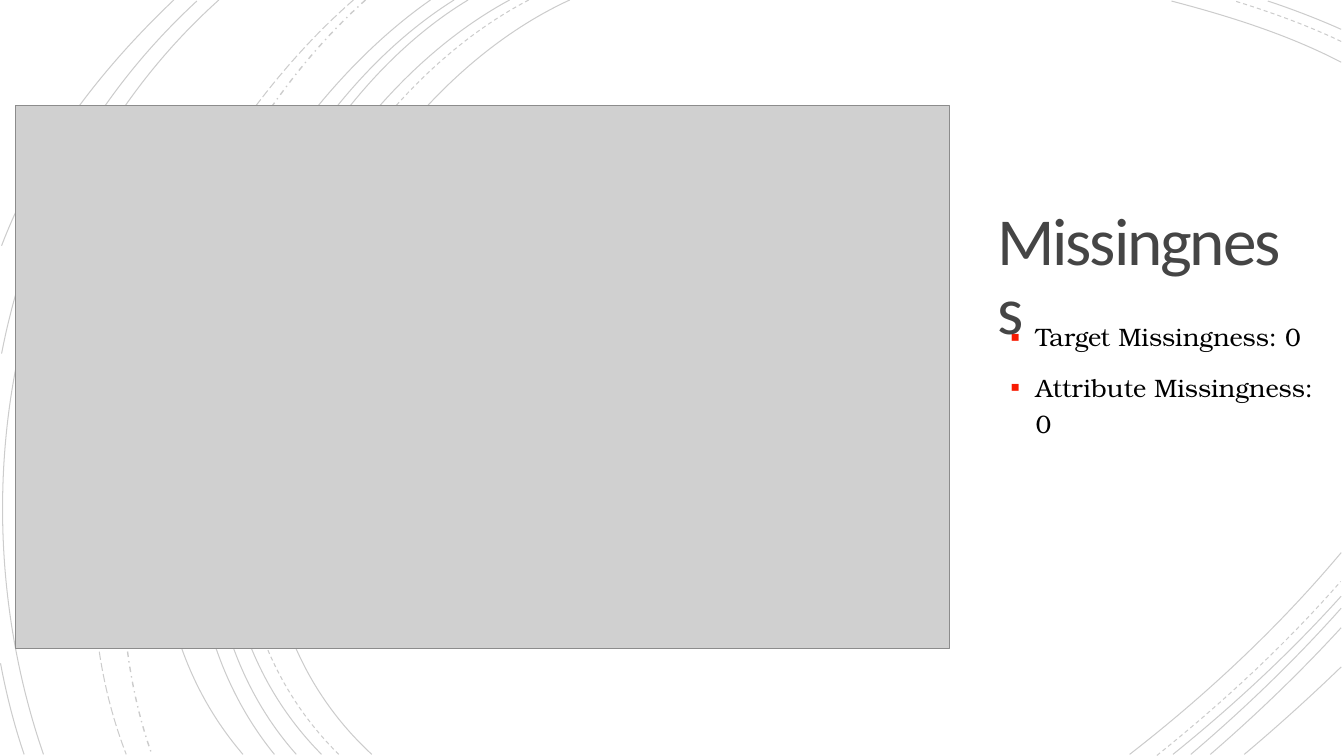
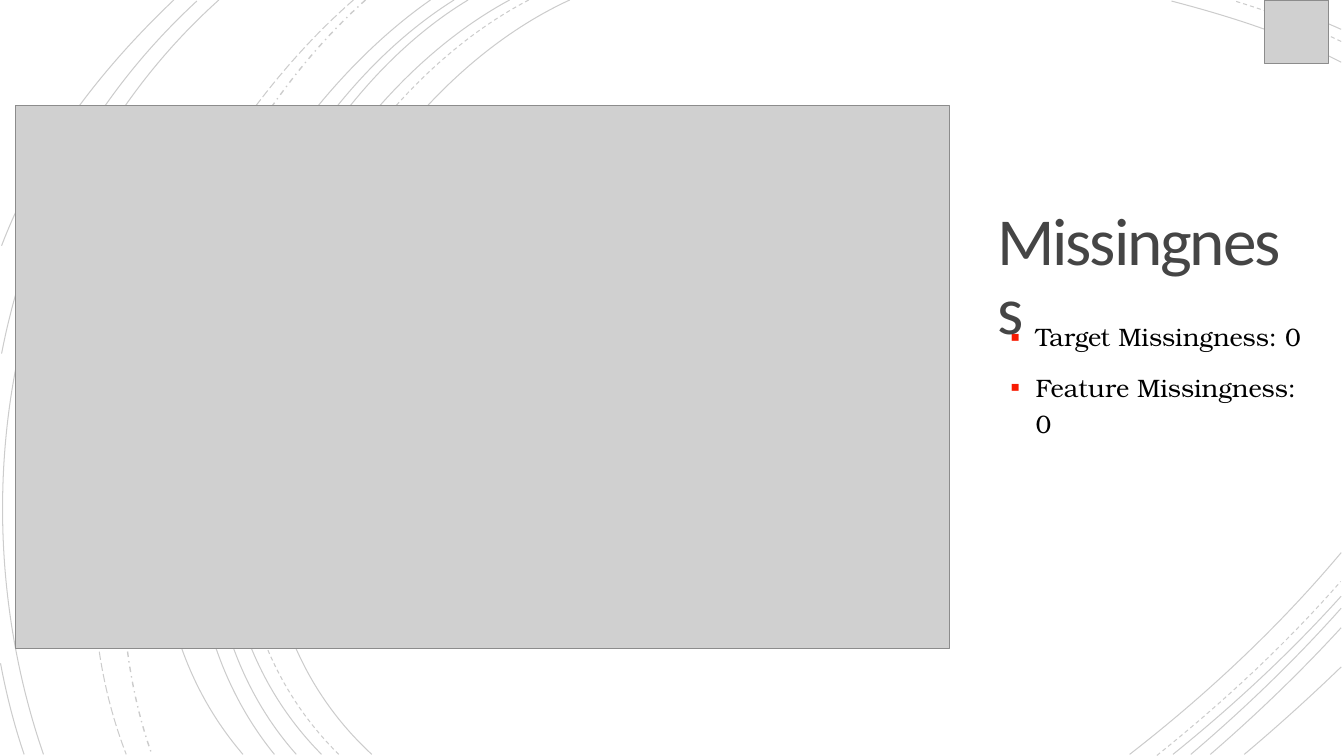
Before and after one commit to mmkke/DS5230_clustering_project, a slide deck: slide 7 of ds5230_phase1_farrell_massone.pptx (slide 5 before the commit). Drawn at 1344x756 pixels with LibreOffice and Linux fonts; fonts in the diff are those of the drawing; grey boxes stand for pictures. Boxes give left, top, right and bottom in pixels: in the first picture for what was removed or moved away, otherwise in the second. Text is boxed around its words. In the diff, an @@ line names an element or a change of style, - is before the commit and + after.

```diff
--- a/ds5230_phase1_farrell_massone.pptx
+++ b/ds5230_phase1_farrell_massone.pptx
@@ picture added at bbox=[1264, 0, 1328, 64] @@
@@ text at bbox=[1036, 379, 1296, 434]: text changed @@
-▪ Attribute Missingness: 0
+▪ Feature Missingness: 0
```
Also in this commit, not shown: 4 other slides changed, 3 slides added, 1 other file.
